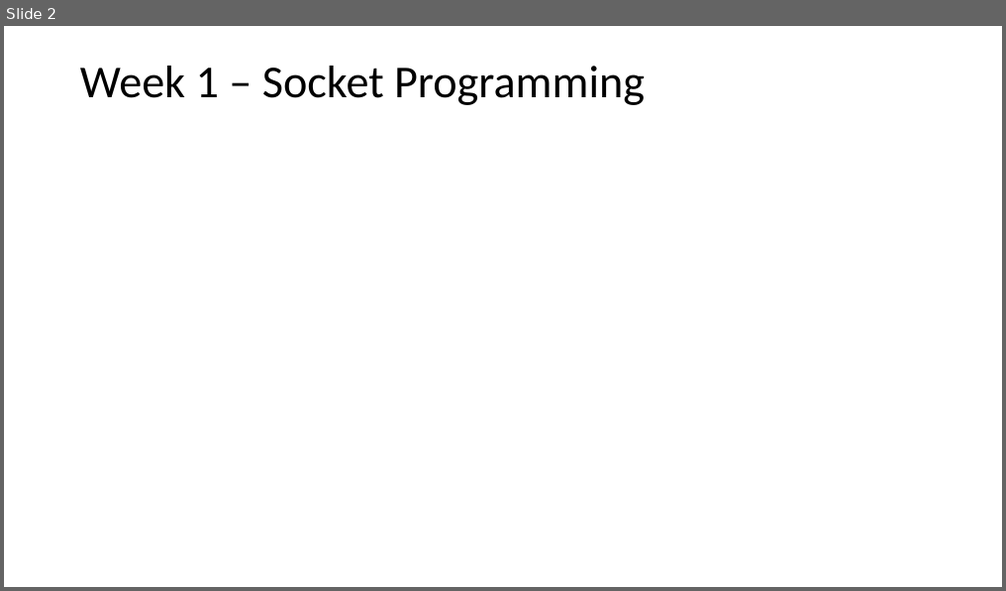
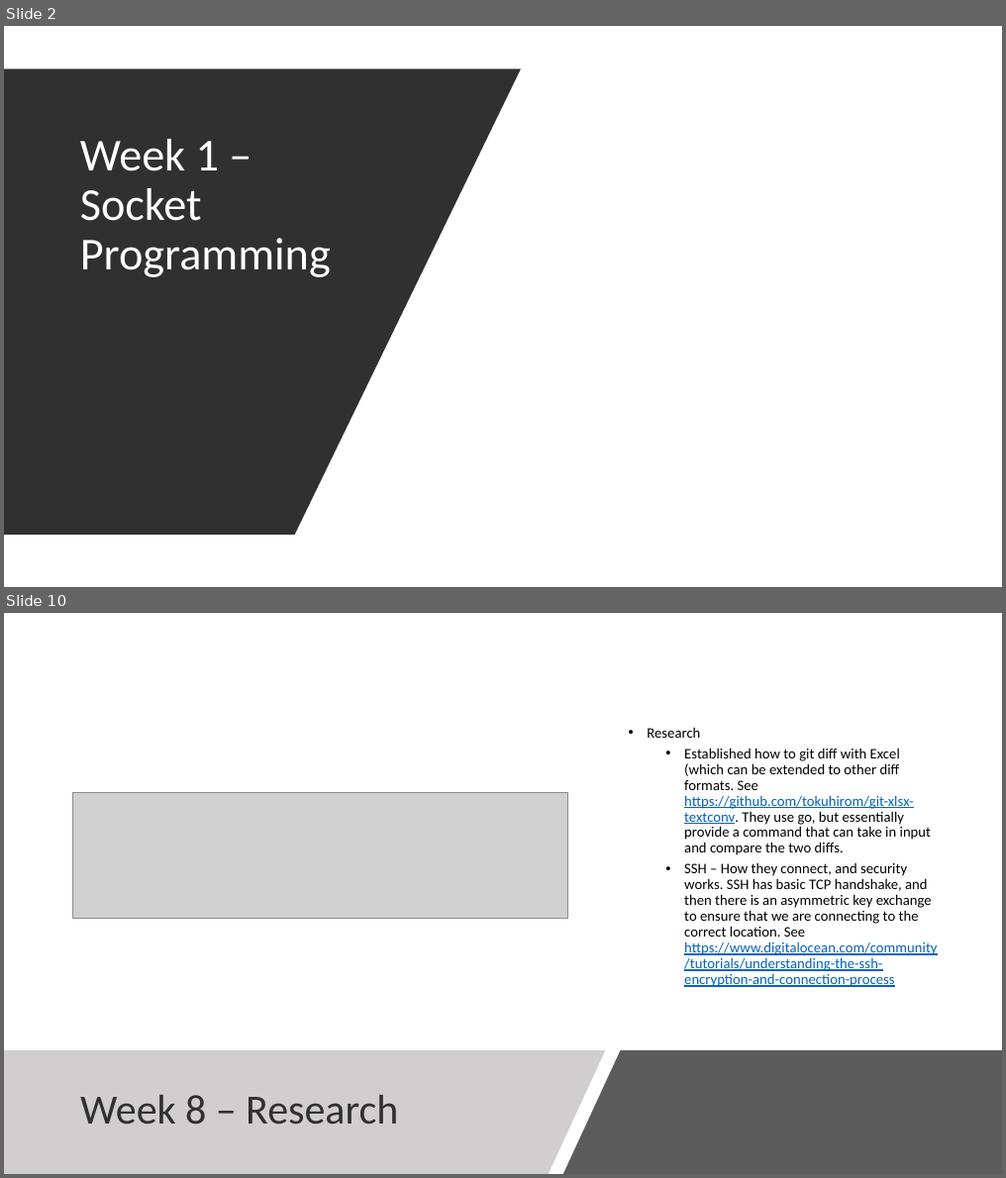
Before and after one commit to burwinliu-zz/my-jupyter-nb, a slide deck: Notes/summer2020/Summer_Summary.pptx. Shown one above the other, each under a label of ours: slide 2 before the commit, slides 2 and 10 after it; the slides between them are not shown. The pictures are 1006x591 and 1006x1178 pixels, drawn with LibreOffice and Linux fonts; fonts in the diff are those of the drawing; grey boxes stand for pictures. Boxes give left, top, right and bottom in pixels: in the first picture for what was removed or moved away, otherwise in the second. Text is boxed around its words. In the diff, an @@ line names an element or a change of style, - is before the commit and + after.

```diff
--- a/Notes/summer2020/Summer_Summary.pptx
+++ b/Notes/summer2020/Summer_Summary.pptx
@@ slide 10 added at (x1=4, y1=613, x2=1002, y2=1174), background #FFFFFF @@
@@ text added at (x1=647, y1=727, x2=937, y2=987), 14 pt, text #000000 @@
+• Research
+  • Established how to git diff with Excel (which can be extended to other diff formats. See https://github.com/tokuhirom/git-xlsx-textconv. They use go, but essentially provide a command that can take in input and compare the two diffs.
+  • SSH – How they connect, and security works. SSH has basic TCP handshake, and then there is an asymmetric key exchange to ensure that we are connecting to the correct location. See https://www.digitalocean.com/community/tutorials/understanding-the-ssh-encryption-and-connection-process
@@ picture added at (x1=73, y1=792, x2=568, y2=918) @@
@@ freeform shape added at (x1=4, y1=1051, x2=605, y2=1174), fill #D0CECE @@
@@ freeform shape added at (x1=563, y1=1051, x2=1002, y2=1174), fill #404040 at 85% opacity @@
@@ title added at (x1=80, y1=1095, x2=398, y2=1125), 40 pt, text #303030 @@
+Week 8 – Research
@@ slide 2 changed as well @@
@@ background #FFFFFF to #000000 @@
@@ rectangle added at (x1=4, y1=26, x2=1002, y2=587), fill #FFFFFF @@
@@ freeform shape added at (x1=4, y1=69, x2=521, y2=535), fill #303030 @@
@@ title "Week 1 – Socket Programming" moved from (x1=80, y1=66, x2=645, y2=105) to (x1=80, y1=139, x2=331, y2=277) @@
@@ title "Week 1 – Socket Programming" at (x1=80, y1=139, x2=331, y2=277): text colour #000000 to #FFFFFF; vertical alignment middle to bottom @@
```
Also in this commit, not shown: 8 other slides changed, 1 other slide added, 10 other files.
